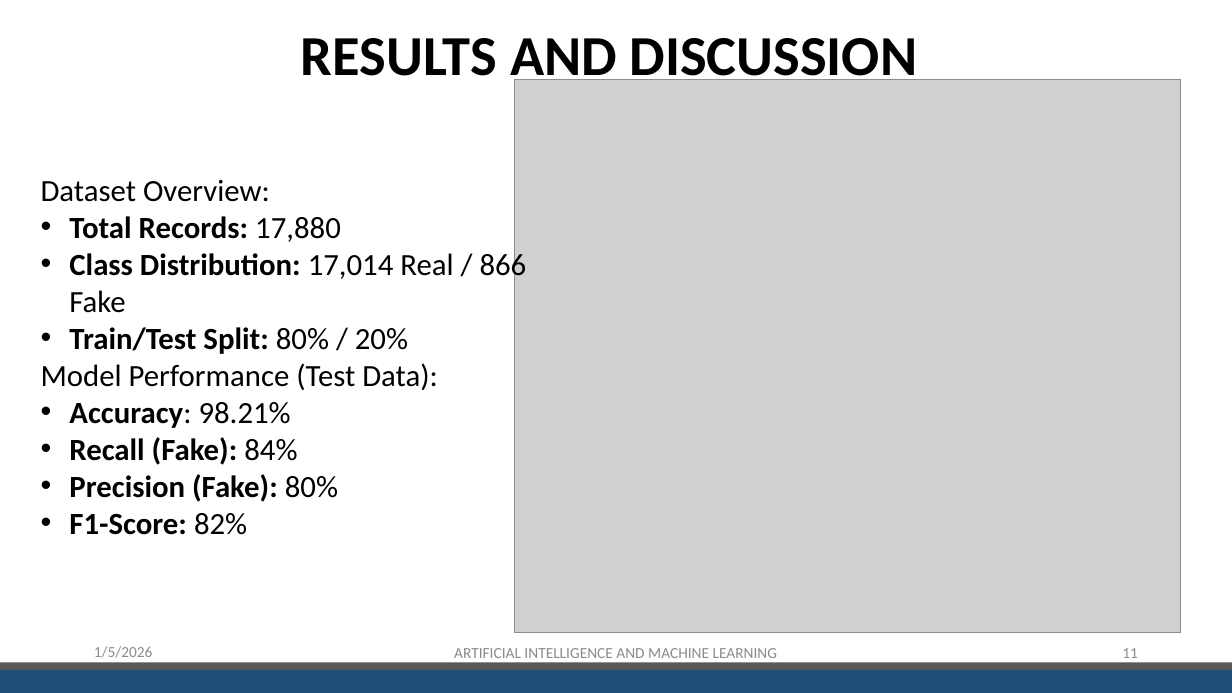
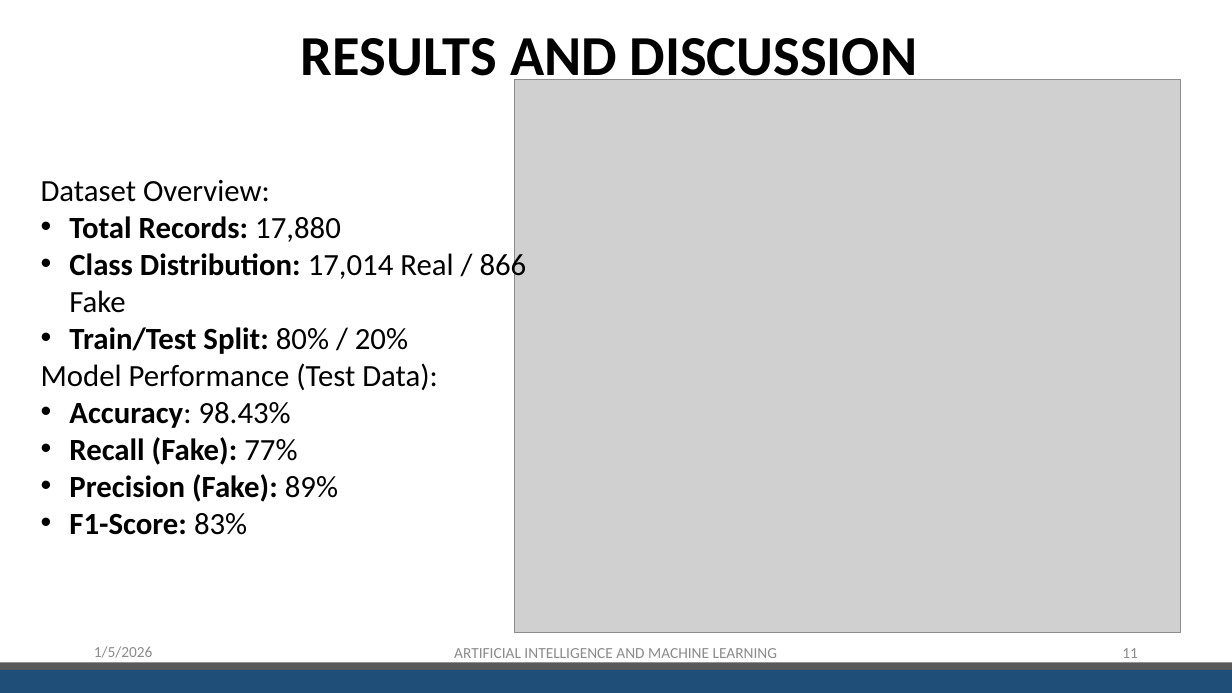
Before and after one commit to RajeevRayagada/fake-job-detection, a slide deck: slide 11 of SecondReview.pptx. Drawn at 1232x693 pixels with LibreOffice and Linux fonts; fonts in the diff are those of the drawing; grey boxes stand for pictures; background and template pictures are left out. Boxes give left, top, right and bottom in pixels: in the first picture for what was removed or moved away, otherwise in the second. Text is boxed around its words. In the diff, an @@ line names an element or a change of style, - is before the commit and + after.

Commit message:
Upgrade to V3.0: Migrated from SVM to MLP (Deep Neural Network) | 98.43% Accuracy

```diff
--- a/SecondReview.pptx
+++ b/SecondReview.pptx
@@ text at bbox=[69, 402, 338, 535]: text changed @@
-• Accuracy: 98.21%
-• Recall (Fake): 84%
-• Precision (Fake): 80%
-• F1-Score: 82%
+• Accuracy: 98.43%
+• Recall (Fake): 77%
+• Precision (Fake): 89%
+• F1-Score: 83%
```
Also in this commit, not shown: 5 other slides changed, 3 other files.
